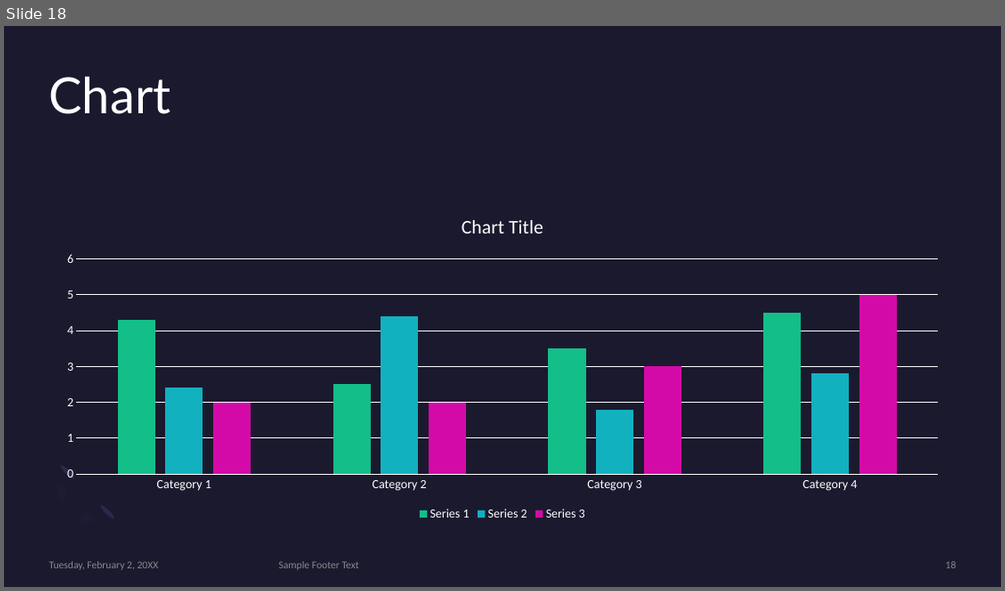
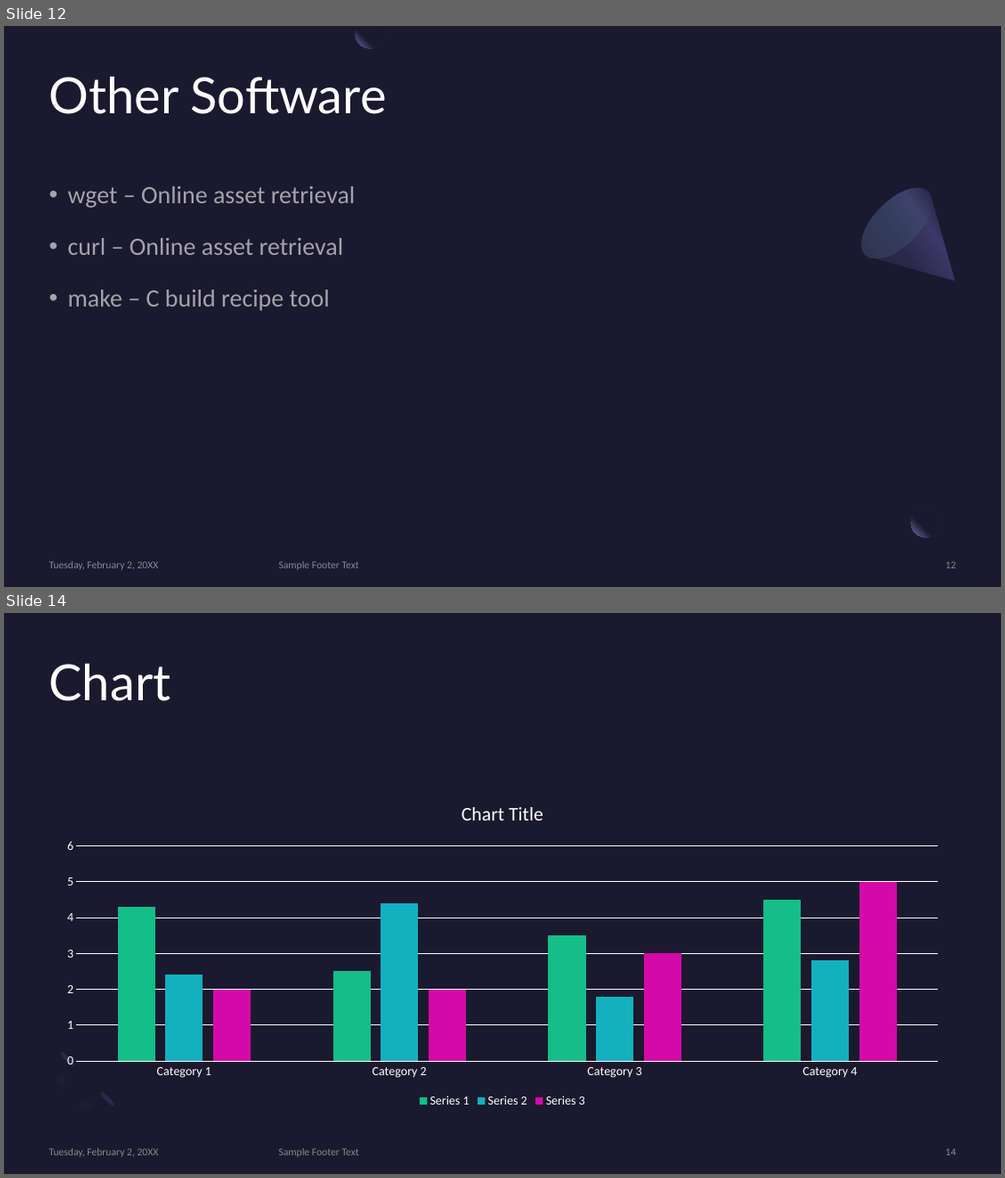
Before and after one commit to MonashDeepNeuron/HPP, a slide deck: content/week0/slides/week0.pptx. Shown one above the other, each under a label of ours: slide 18 before the commit, slides 12 and 14 after it; the slides between them are not shown. The pictures are 1005x591 and 1005x1178 pixels, drawn with LibreOffice and Linux fonts; fonts in the diff are those of the drawing. Boxes give left, top, right and bottom in pixels: in the first picture for what was removed or moved away, otherwise in the second. Text is boxed around its words. In the diff, an @@ line names an element or a change of style, - is before the commit and + after.

Commit message:
Added all the content for software installation

```diff
--- a/content/week0/slides/week0.pptx
+++ b/content/week0/slides/week0.pptx
@@ slide 12 added at <box>4,26,1001,587</box>, background #1B192E @@
@@ freeform shape added at <box>356,26,385,48</box>, fill gradient #1B192E to #7771B2 @@
@@ title added at <box>49,76,387,114</box>, 48 pt, text #FFFFFF @@
+Other Software
@@ freeform shape added at <box>850,176,986,312</box>, fill gradient #2C284A to #3C3867 to #1B192E @@
@@ ellipse added at <box>850,176,944,270</box>, fill gradient #454075 to #5BEFC1 @@
@@ text added at <box>68,186,356,311</box>, 24 pt, text #FFFFFF at 60% opacity @@
+• wget – Online asset retrieval
+• curl – Online asset retrieval
+• make – C build recipe tool
@@ rectangle added at <box>940,502,971,532</box>, fill #1B192E at 80% opacity @@
@@ ellipse added at <box>911,508,940,538</box>, fill gradient #1B192E to #7771B2 @@
@@ text added at <box>49,561,159,570</box>, 10 pt, text #A6A6A6 at 80% opacity @@
+Tuesday, February 2, 20XX
@@ text added at <box>279,561,359,570</box>, 10 pt, text #A6A6A6 at 80% opacity @@
+Sample Footer Text
@@ page number added at <box>946,561,956,568</box>, 10 pt, text #A6A6A6 at 80% opacity @@
+12
@@ what was slide 18 is now slide 14 @@
@@ page number at <box>946,1148,956,1155</box>: text changed @@
-18
+14
```
Also in this commit, not shown: 4 slides changed, 1 other slide added, 6 slides removed, 16 other files.
